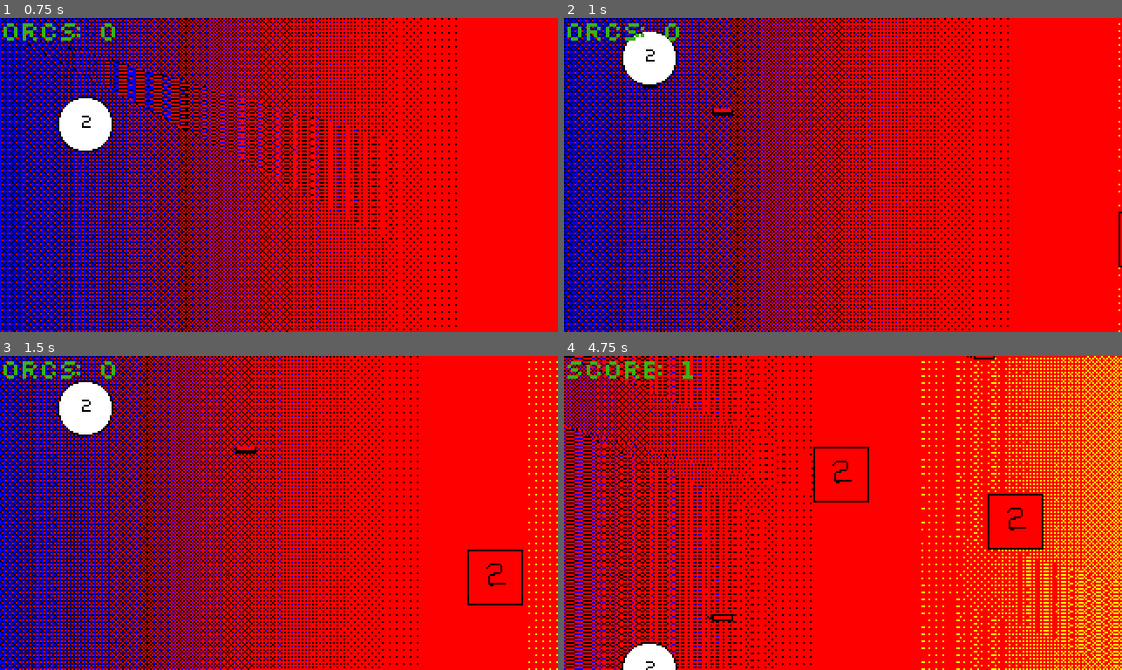
Above: before the commit, frames 1-4 (two rows, left to right).
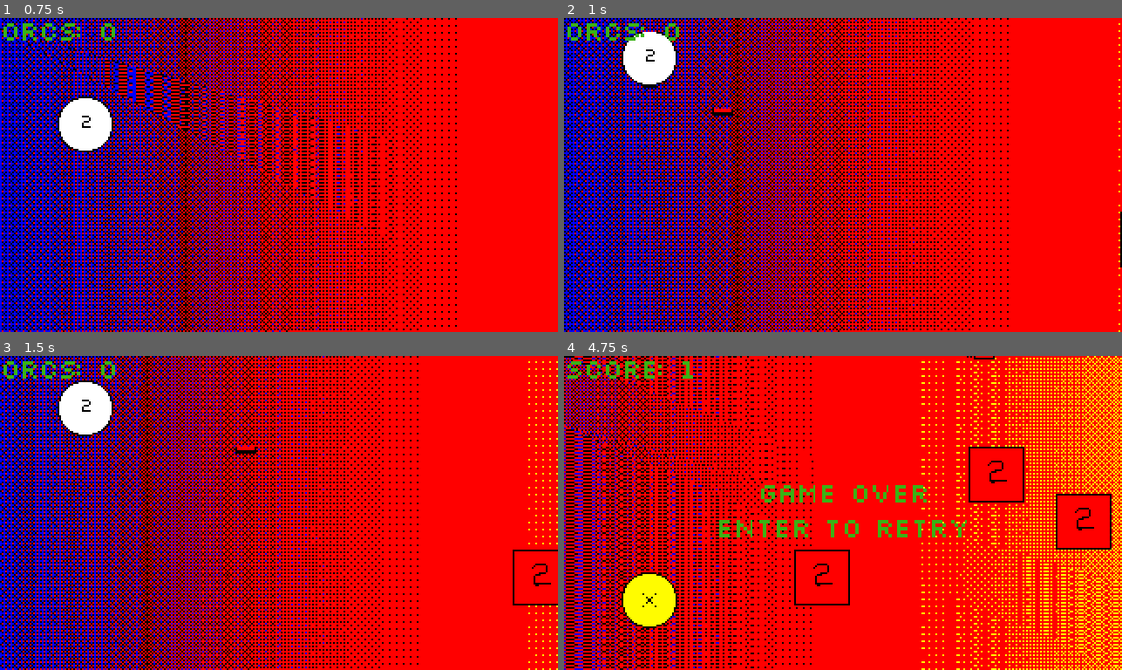
Above: after the commit, the same moments.

Repository: Retropia-Games/orc-destroyer
Game: Godot game, scene res://stage.tscn
Same seed, same stepped clock (60 frames per second), same inputs: the game is played once before the commit and once after it.
Inputs:
- Up to frame 1 (0.75 s): tap Enter at 0.5 s; hold Up from 0.53 s (still down); hold Enter from 0.53 s (still down)
- Up to frame 2 (1 s): keep holding Up; keep holding Enter; tap Space at 0.77 s
- Up to frame 3 (1.5 s): release Up at 1.28 s; release Enter at 1.28 s; hold Down from 1.28 s (still down); tap Enter at 1.35 s
- Up to frame 4 (4.75 s): tap Space at 1.52, 3.02, 3.77, 4.52 s; release Down at 2.03 s; hold Enter 2.03-2.78 s; hold Up 2.03-3.53 s; tap Enter at 2.85, 4.35 s; hold Enter 3.53-4.28 s; hold Down from 3.53 s (still down)

Frame 1 is identical in both runs. In frame 2, 0.1% of the frame differs, in the area x 99-100%, y 61-80%; in frame 3, 0.5%; in frame 4, 5.8%, in the area x 10-99%, y 28-100%.

Commit message:
Add enemy attack

Diff:
--- a/enemy-tank.gd
+++ b/enemy-tank.gd
@@ -1,6 +1,7 @@
 extends Area2D
 
 var explosion_scene = preload("res://explosion.tscn")
+var shot_scene = preload("res://tank-shot.tscn")
 
 export var MOVE_SPEED = 100.0
 var score_emitted = false
@@ -25,3 +26,11 @@
 			var explosion_instance = explosion_scene.instance()
 			explosion_instance.position = position
 			stage_node.add_child(explosion_instance)
+
+
+func _on_shot_timer_timeout():
+	var stage_node = get_parent()
+
+	var shot_instance = shot_scene.instance()
+	shot_instance.position = position - Vector2(20, 0)
+	stage_node.add_child(shot_instance)
--- a/enemy-tank.tscn
+++ b/enemy-tank.tscn
@@ -17,6 +17,7 @@
 
 [node name="enemy_tank" type="Area2D" groups=["enemy", "tank"]]
 script = ExtResource( 3 )
+MOVE_SPEED = 50.0
 
 [node name="hit_zone" type="CollisionShape2D" parent="."]
 shape = SubResource( 1 )
@@ -25,4 +26,9 @@
 frames = SubResource( 2 )
 frame = 1
 
+[node name="shot_timer" type="Timer" parent="."]
+wait_time = 2.0
+autostart = true
+
 [connection signal="area_entered" from="." to="." method="_on_enemy_tank_area_entered"]
+[connection signal="timeout" from="shot_timer" to="." method="_on_shot_timer_timeout"]
--- a/player.gd
+++ b/player.gd
@@ -43,7 +43,7 @@
 	can_shoot = true
 
 func _on_player_area_entered(area):
-	if area.is_in_group("enemy"):
+	if area.is_in_group("enemy") or area.is_in_group("enemy_shot"):
 		emit_signal("destroyed")
 		queue_free()
 
--- /dev/null
+++ b/tank-shot.gd
@@ -0,0 +1,13 @@
+extends Area2D
+
+export var MOVE_SPEED = 100
+
+func _process(delta):
+	self.position -= Vector2(MOVE_SPEED * delta, 0.0);
+
+	if position.x <= 0 - 8:
+		queue_free()
+
+func _on_tank_shot_area_entered(area):
+	if area.is_in_group("player"):
+		queue_free()
--- /dev/null
+++ b/tank-shot.tscn
@@ -0,0 +1,30 @@
+[gd_scene load_steps=6 format=2]
+
+[ext_resource path="res://sprites/dummy/shot_2.png" type="Texture" id=1]
+[ext_resource path="res://sprites/dummy/shot_1.png" type="Texture" id=2]
+[ext_resource path="res://tank-shot.gd" type="Script" id=3]
+
+[sub_resource type="RectangleShape2D" id=1]
+extents = Vector2( 8, 2 )
+
+[sub_resource type="SpriteFrames" id=2]
+animations = [ {
+"frames": [ ExtResource( 2 ), ExtResource( 1 ) ],
+"loop": true,
+"name": "default",
+"speed": 5.0
+} ]
+
+[node name="tank_shot" type="Area2D" groups=["enemy_shot"]]
+script = ExtResource( 3 )
+
+[node name="damage_zone" type="CollisionShape2D" parent="."]
+shape = SubResource( 1 )
+
+[node name="sprite" type="AnimatedSprite" parent="."]
+rotation = 3.14159
+frames = SubResource( 2 )
+frame = 1
+playing = true
+
+[connection signal="area_entered" from="." to="." method="_on_tank_shot_area_entered"]
